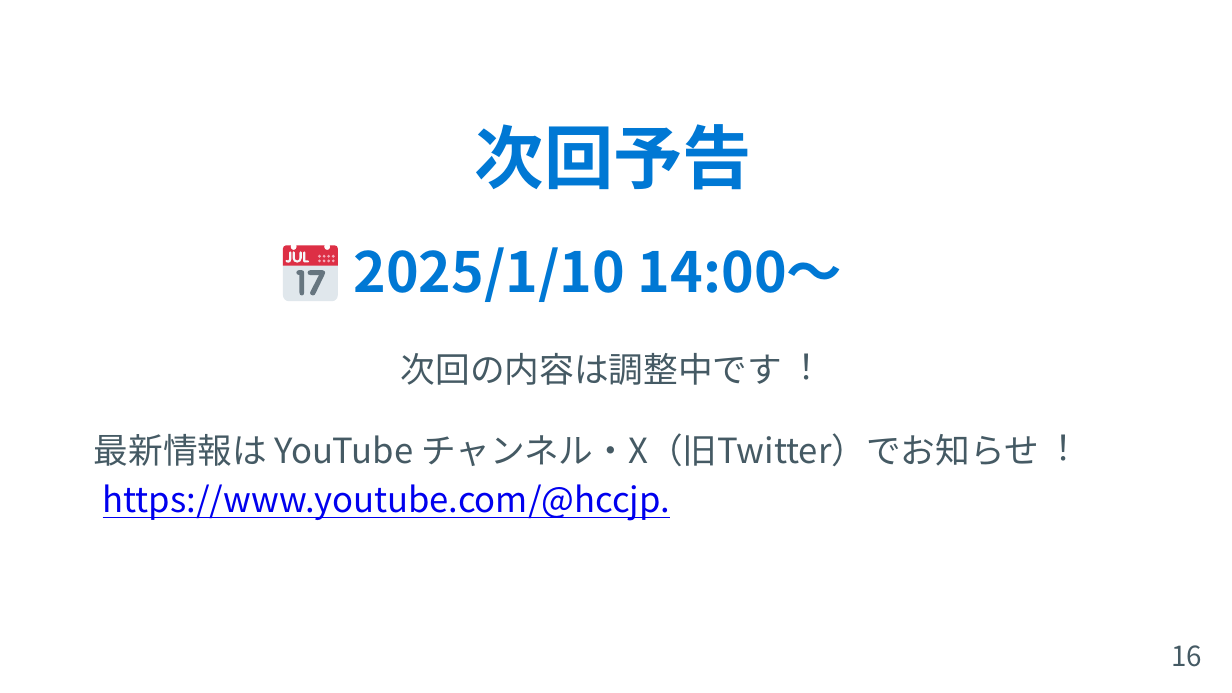
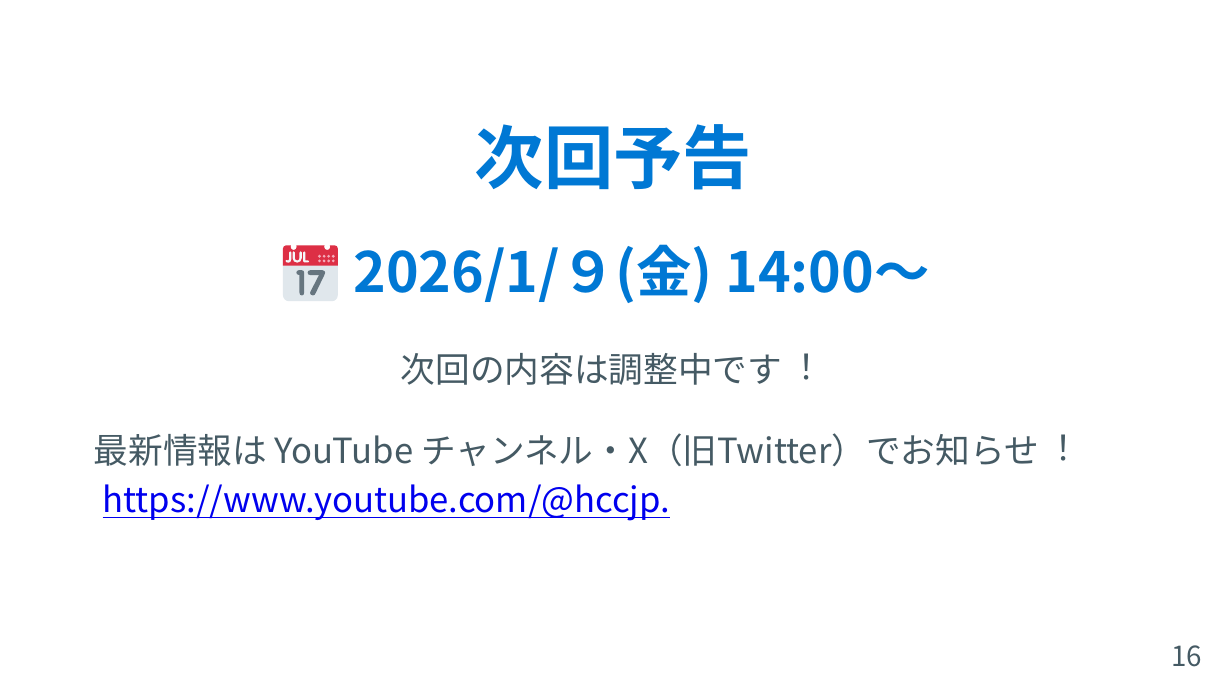
Before and after one commit to ebibibi/presentations, a slide deck: slide 15 of HCCJP_68/slides.pptx. Drawn at 1232x693 pixels with LibreOffice and Linux fonts; fonts in the diff are those of the drawing. Boxes give left, top, right and bottom in pixels: in the first picture for what was removed or moved away, otherwise in the second. Text is boxed around its words. In the diff, an @@ line names an element or a change of style, - is before the commit and + after.

Commit message:
Update slides for HCCJP 第68回勉強会 presentation on Microsoft Ignite 2025

```diff
--- a/HCCJP_68/slides.pptx
+++ b/HCCJP_68/slides.pptx
@@ text at (354, 244, 929, 303): text changed @@
-2025/1/10 14:00〜
+2026/1/９(金) 14:00〜
```
